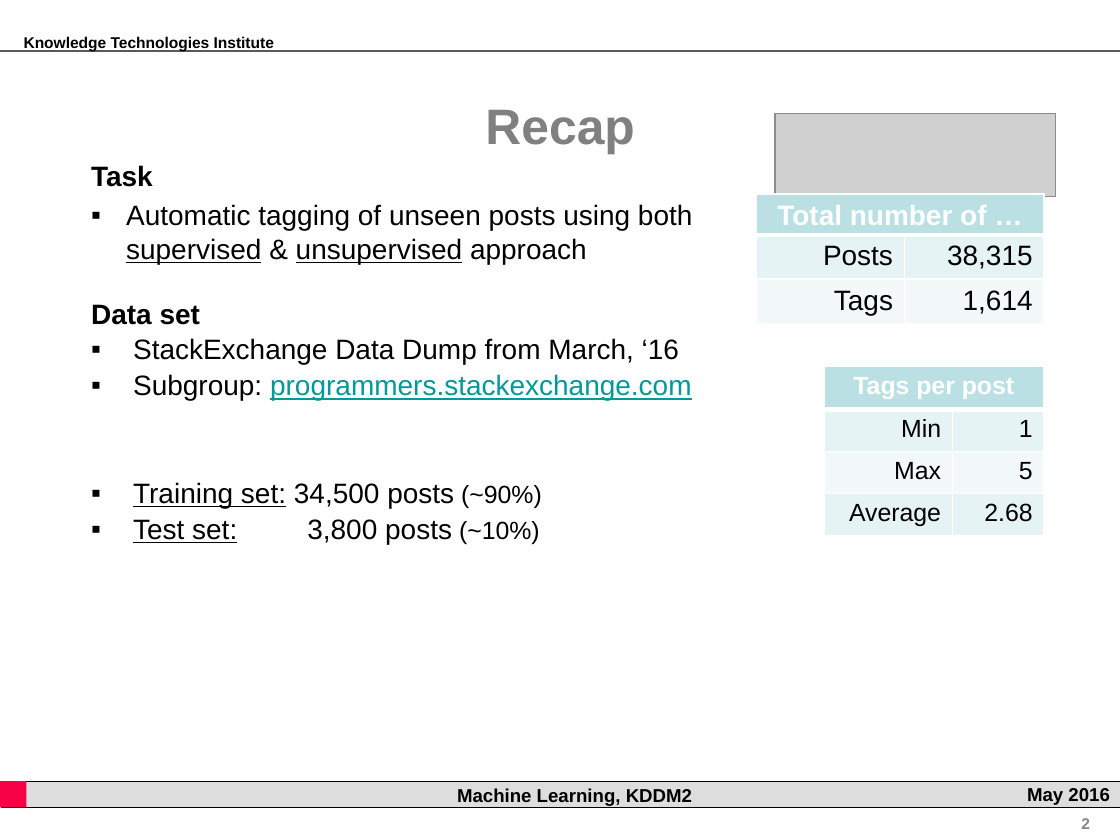
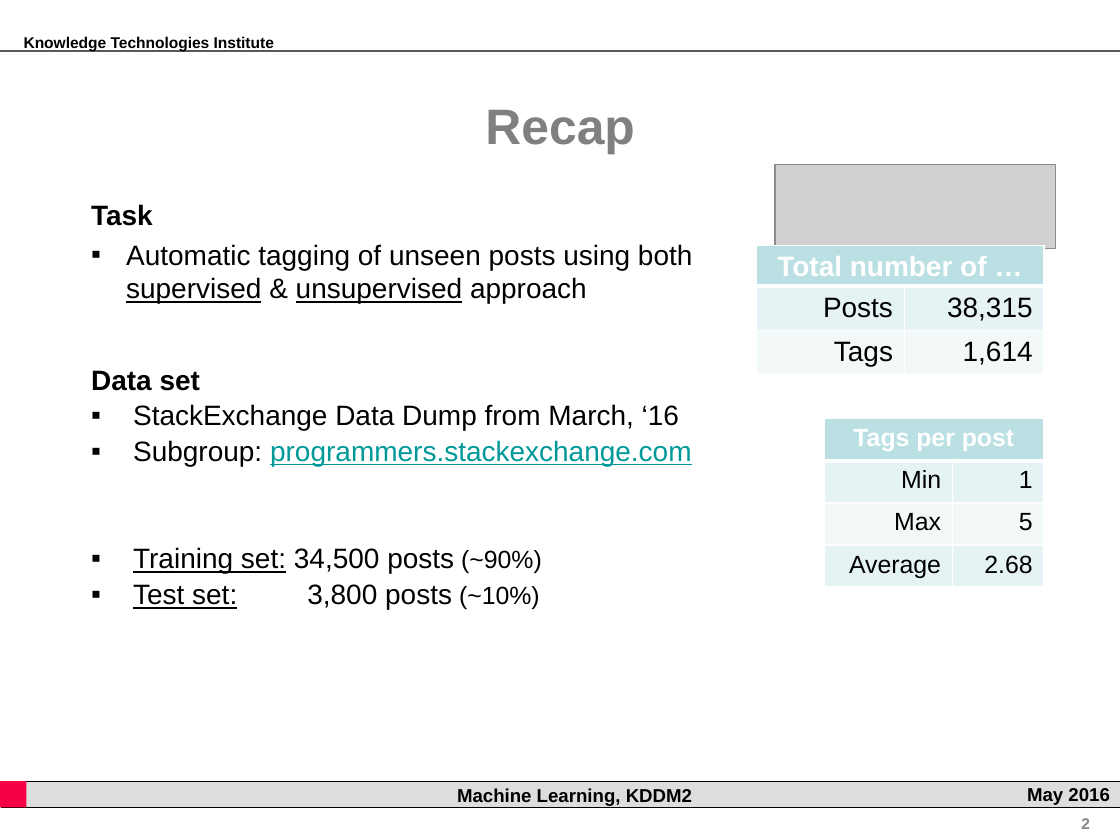
Before and after one commit to rsamer/MLSE, a slide deck: slide 2 of presentation/interim/Presentation.pptx. Drawn at 1120x840 pixels with LibreOffice and Linux fonts; fonts in the diff are those of the drawing; grey boxes stand for pictures; background and template pictures are left out. Boxes give left, top, right and bottom in pixels: in the first picture for what was removed or moved away, otherwise in the second. Text is boxed around its words. In the diff, an @@ line names an element or a change of style, - is before the commit and + after.

```diff
--- a/presentation/interim/Presentation.pptx
+++ b/presentation/interim/Presentation.pptx
@@ text "Task" rewrapped from <box>91,165,692,544</box> to <box>91,204,692,609</box> @@
@@ 2 tables, 1 picture: place and size @@
-2 tables, 1 picture at <box>756,113,1056,535</box>
+2 tables, 1 picture at <box>756,165,1056,587</box>
```
Also in this commit, not shown: 2 other slides changed.
